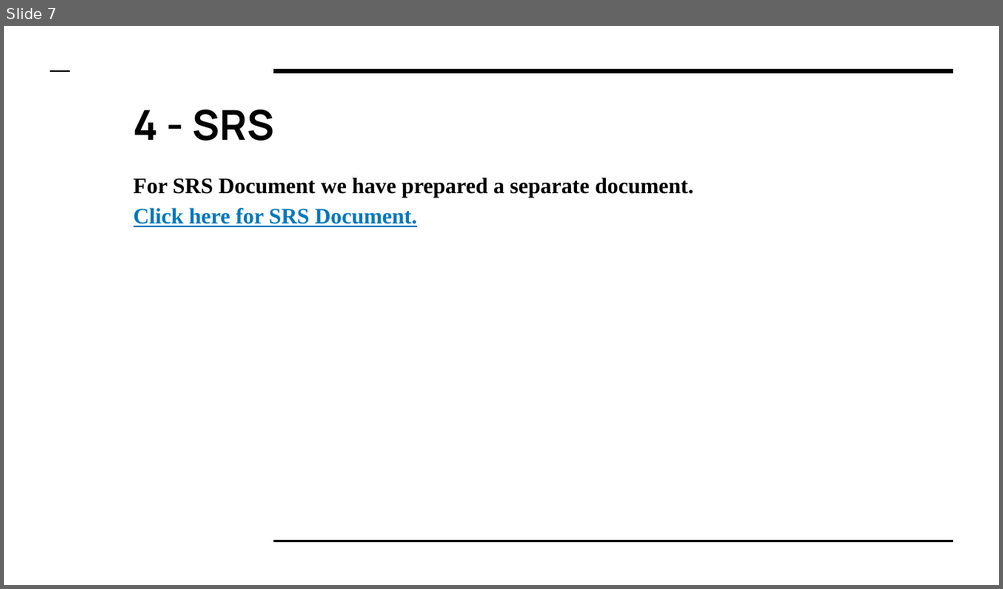
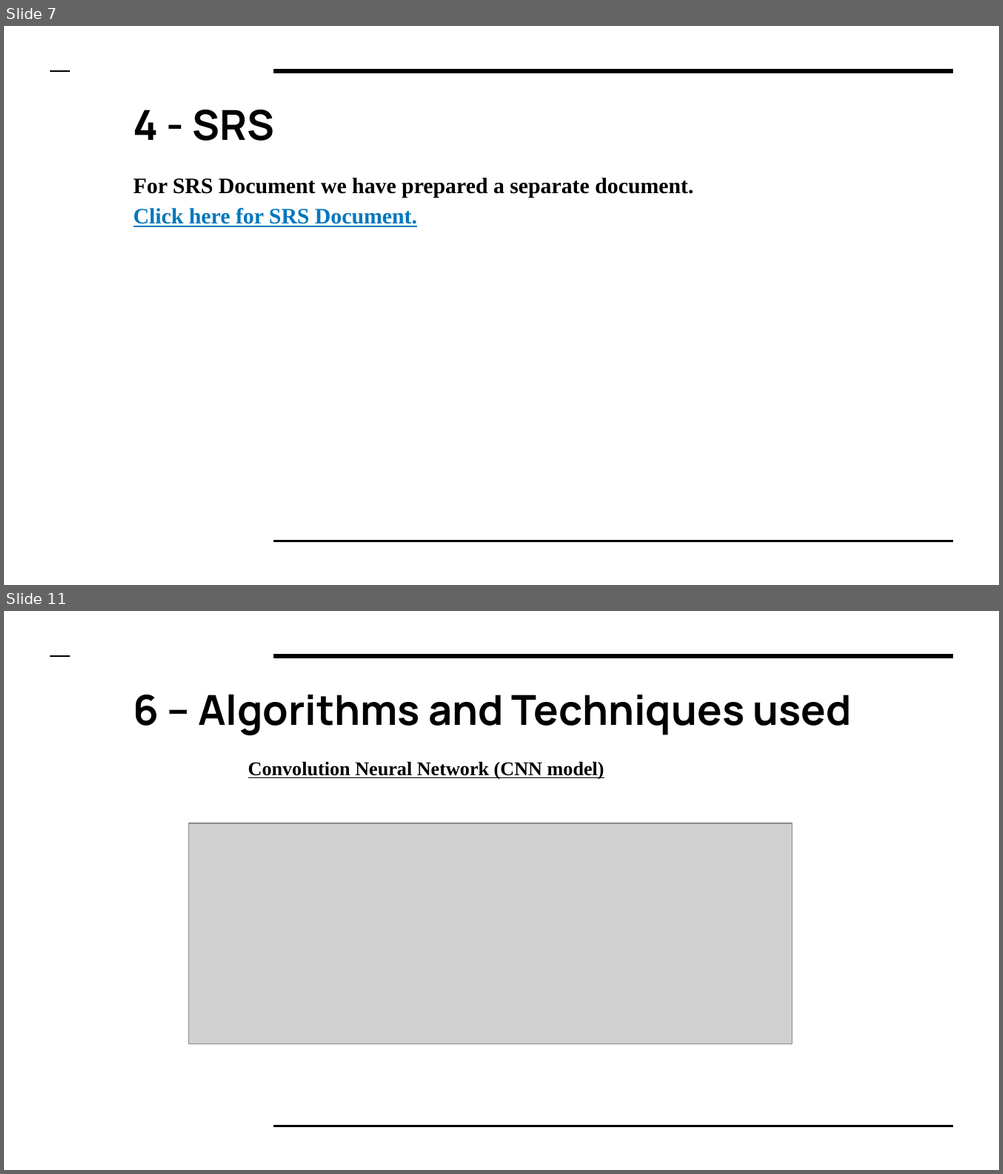
Before and after one commit to meetb007/kissan-bandhu, a slide deck: documents/kisaan Bandhu.pptx. Shown one above the other, each under a label of ours: slide 7 before the commit, slides 7 and 11 after it; the slides between them are not shown. The pictures are 1003x589 and 1003x1174 pixels, drawn with LibreOffice and Linux fonts; fonts in the diff are those of the drawing; grey boxes stand for pictures. Boxes give left, top, right and bottom in pixels: in the first picture for what was removed or moved away, otherwise in the second. Text is boxed around its words. In the diff, an @@ line names an element or a change of style, - is before the commit and + after.

```diff
--- a/documents/kisaan Bandhu.pptx
+++ b/documents/kisaan Bandhu.pptx
@@ slide 11 added at <box>4,611,999,1170</box>, background #FFFFFF; not listed: 3 template elements that a slide beside it also shows @@
@@ title added at <box>134,695,852,735</box>, 30 pt, text #000000, bold @@
+6 – Algorithms and Techniques used
@@ text added at <box>248,762,604,780</box>, 14 pt, text #000000, bold, underline @@
+    Convolution Neural Network (CNN model)
@@ picture added at <box>189,824,791,1045</box> @@
```
Also in this commit, not shown: 8 slides changed, 12 other slides added, 6 other files.
